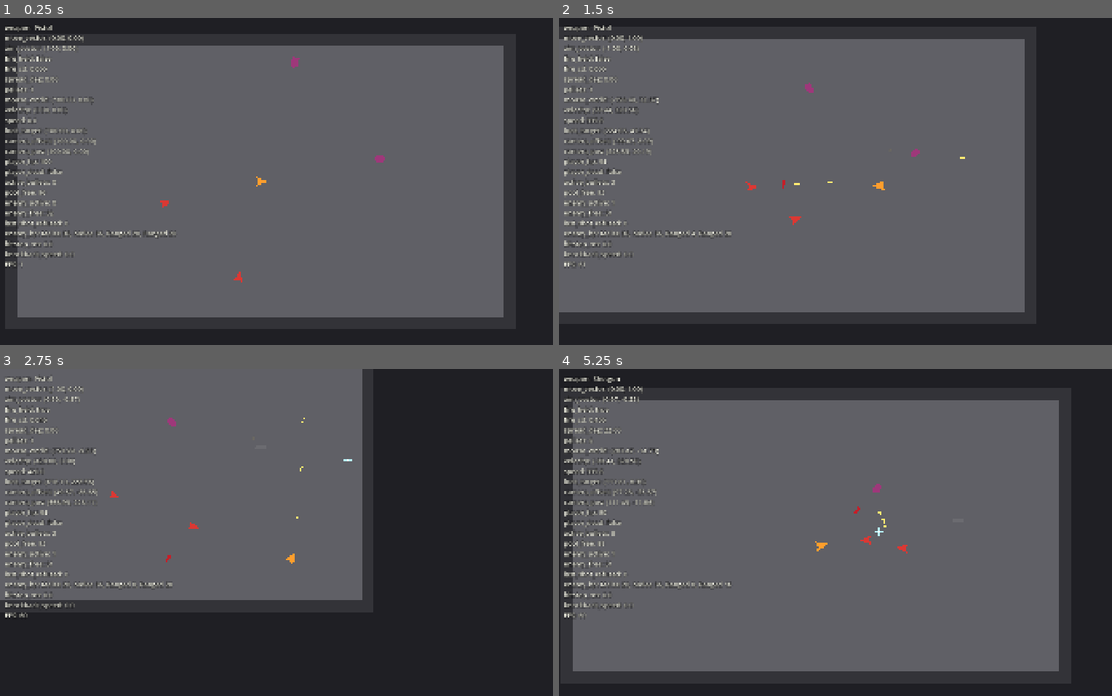
Above: before the commit, frames 1-4 (two rows, left to right).
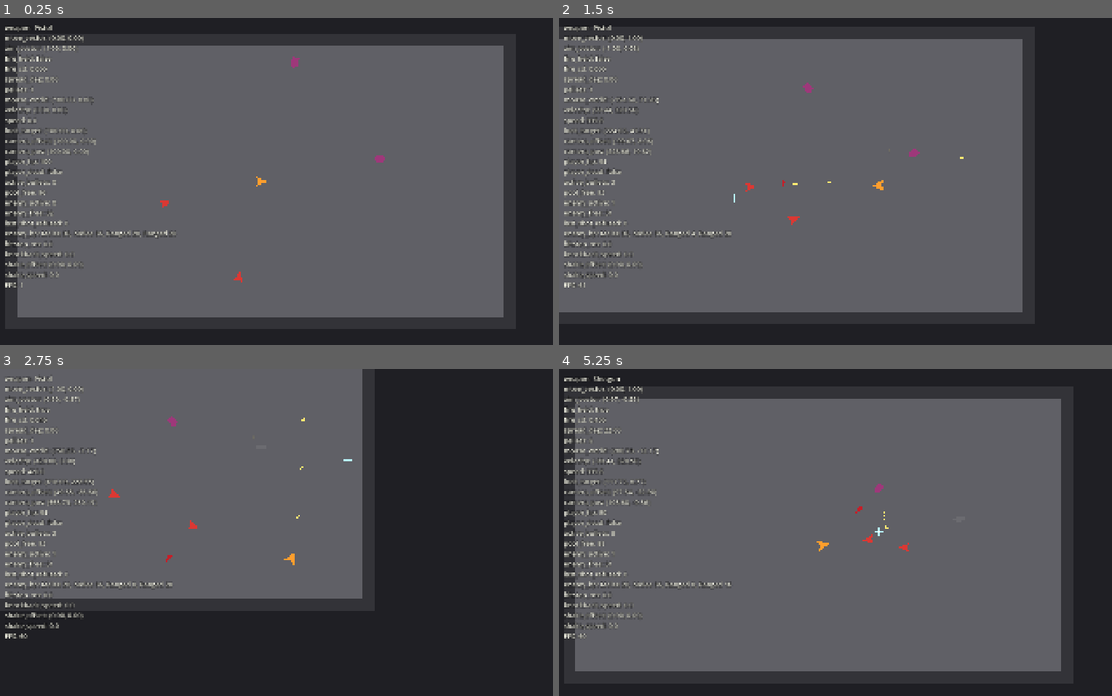
Above: after the commit, the same moments.

Repository: ZhiH2333/WPG
Game: Godot game, scene res://sandbox/combat_sandbox.tscn
Two runs of this game, one before a commit and one after it. Both use one fixed random seed, a clock stepped at 60 frames per second and the inputs below.
Inputs (mouse positions are in pixels of both pictures, inside the frame that each line leads up to):
- Up to frame 1 (0.25 s): no input
- Up to frame 2 (1.5 s): move the mouse to (979, 165) at 0.52 s; press the mouse at (979, 165) at 0.53 s; hold D (move_right) 0.53-1.28 s; move the mouse to (735, 197) at 1.27 s; release the mouse at (735, 197) at 1.28 s; hold S (move_down) from 1.28 s (still down); click (735, 197) at 1.35 s
- Up to frame 3 (2.75 s): move the mouse to (348, 460) at 2.02 s; release S (move_down) at 2.03 s; press the mouse at (348, 460) at 2.03 s; hold D (move_right) from 2.03 s (still down); tap 1 (weapon_pistol) at 2.1 s
- Up to frame 4 (5.25 s): move the mouse to (818, 597) at 2.77 s; release D (move_right) at 2.78 s; release the mouse at (818, 597) at 2.78 s; hold W (move_up) 2.78-3.53 s; tap 3 (weapon_rifle) at 2.85 s; click (818, 597) at 3.05 s; move the mouse to (1023, 581) at 3.52 s; press the mouse at (1023, 581) at 3.53 s; hold A (move_left) 3.53-5.03 s; tap 2 (weapon_shotgun) at 3.6 s; move the mouse to (675, 483) at 4.27 s; release the mouse at (675, 483) at 4.28 s; click (675, 483) at 4.35 s; move the mouse to (879, 532) at 5.02 s; press the mouse at (879, 532) at 5.03 s; hold S (move_down) from 5.03 s (still down)

The runs differ from the first frame. In frame 1, 0.2% of the frame differs, in the area x 0-15%, y 74-83%; in frame 2, 0.7%; in frame 3, 0.7%; in frame 4, 1.3%, in the area x 0-91%, y 9-93%.

Commit message:
:sparkles: add sfx and flash for gun

Diff:
--- a/camera/player_camera.gd
+++ b/camera/player_camera.gd
@@ -5,8 +5,13 @@
 @export_range(80.0, 120.0, 1.0) var look_ahead: float = 100.0
 ## 越大越跟手。必须吃 delta：alpha = 1 - exp(-follow_smoothing * delta)。
 @export var follow_smoothing: float = 8.0
+## 方向踢的最大长度，像素。步枪连发靠这个钳住，禁止镜头飞走。
+@export var shake_max: float = 12.0
+## 震动衰减，像素/秒。必须吃 delta。
+@export var shake_decay: float = 90.0
 
 var _player: Player
+var _shake_offset: Vector2 = Vector2.ZERO
 
 func _ready() -> void:
 	enabled = true
@@ -35,6 +40,20 @@
 		return Vector2.ZERO
 	return _player.get_player_input().aim_vector * clampf(look_ahead, 80.0, 120.0)
 
+func get_shake_offset() -> Vector2:
+	return _shake_offset
+
+func apply_kick(direction: Vector2, amplitude: float) -> void:
+	var dir: Vector2 = direction
+	if dir.is_zero_approx():
+		dir = Vector2.RIGHT
+	else:
+		dir = dir.normalized()
+	_shake_offset += dir * amplitude
+	var length: float = _shake_offset.length()
+	if length > shake_max:
+		_shake_offset *= shake_max / length
+
 func _process(delta: float) -> void:
 	_follow_look_target(delta)
 
@@ -44,3 +63,5 @@
 	var look_target: Vector2 = get_look_target()
 	var alpha: float = 1.0 - exp(-follow_smoothing * delta)
 	global_position = global_position.lerp(look_target, alpha)
+	_shake_offset = _shake_offset.move_toward(Vector2.ZERO, shake_decay * delta)
+	global_position += _shake_offset
--- /dev/null
+++ b/combat/hit_spark.gd
@@ -0,0 +1,28 @@
+extends Node2D
+class_name HitSpark
+
+## 命中点短火花：沿 -hit 微喷，约 0.08s 后 queue_free。不是粒子海。
+const LIFE_SEC: float = 0.08
+const SPRAY_SPEED: float = 140.0
+
+var _age_sec: float = 0.0
+var _spray_dir: Vector2 = Vector2.LEFT
+
+func play(world_position: Vector2, hit_direction: Vector2) -> void:
+	global_position = world_position
+	if hit_direction.is_zero_approx():
+		_spray_dir = Vector2.LEFT
+	else:
+		_spray_dir = -hit_direction.normalized()
+	rotation = _spray_dir.angle()
+	_age_sec = 0.0
+	modulate.a = 1.0
+
+func _process(delta: float) -> void:
+	_age_sec += delta
+	global_position += _spray_dir * SPRAY_SPEED * delta
+	var t: float = clampf(_age_sec / LIFE_SEC, 0.0, 1.0)
+	modulate.a = 1.0 - t
+	scale = Vector2.ONE * (1.0 - 0.35 * t)
+	if _age_sec >= LIFE_SEC:
+		queue_free()
--- /dev/null
+++ b/combat/hit_spark.tscn
@@ -0,0 +1,22 @@
+[gd_scene load_steps=2 format=3]
+
+[ext_resource type="Script" path="res://combat/hit_spark.gd" id="1_spark"]
+
+[node name="HitSpark" type="Node2D"]
+script = ExtResource("1_spark")
+
+[node name="Streak" type="Polygon2D" parent="."]
+color = Color(1, 0.86, 0.45, 1)
+polygon = PackedVector2Array(14, 0, -4, -3, -4, 3)
+
+[node name="StreakUp" type="Polygon2D" parent="."]
+position = Vector2(2, 0)
+rotation = -0.45
+color = Color(1, 0.72, 0.28, 1)
+polygon = PackedVector2Array(9, 0, -3, -2, -3, 2)
+
+[node name="StreakDown" type="Polygon2D" parent="."]
+position = Vector2(2, 0)
+rotation = 0.45
+color = Color(1, 0.62, 0.22, 1)
+polygon = PackedVector2Array(8, 0, -3, -2, -3, 2)
--- /dev/null
+++ b/combat/muzzle_flash.gd
@@ -0,0 +1,36 @@
+extends Node2D
+class_name MuzzleFlash
+
+## 玩家枪口上的唯一闪光节点：show/hide + delta 倒数，禁止每发 instantiate。
+var _left_sec: float = 0.0
+
+@onready var _visual: Polygon2D = $Visual
+
+func _ready() -> void:
+	visible = false
+	set_process(false)
+
+func play(flash_scale: Vector2, duration_sec: float, color: Color) -> void:
+	scale = flash_scale
+	if _visual != null:
+		_visual.color = color
+	_left_sec = duration_sec
+	visible = true
+	set_process(true)
+
+func _process(delta: float) -> void:
+	if _left_sec <= 0.0:
+		_hide_flash()
+		return
+	_left_sec = maxf(0.0, _left_sec - delta)
+	if _visual != null:
+		_visual.modulate.a = clampf(_left_sec / 0.05, 0.0, 1.0)
+	if _left_sec <= 0.0:
+		_hide_flash()
+
+func _hide_flash() -> void:
+	visible = false
+	_left_sec = 0.0
+	if _visual != null:
+		_visual.modulate.a = 1.0
+	set_process(false)
--- /dev/null
+++ b/combat/muzzle_flash.tscn
@@ -0,0 +1,11 @@
+[gd_scene load_steps=2 format=3]
+
+[ext_resource type="Script" path="res://combat/muzzle_flash.gd" id="1_flash"]
+
+[node name="MuzzleFlash" type="Node2D"]
+visible = false
+script = ExtResource("1_flash")
+
+[node name="Visual" type="Polygon2D" parent="."]
+color = Color(1, 0.96, 0.72, 1)
+polygon = PackedVector2Array(20, 0, -3, -9, -3, 9)
--- /dev/null
+++ b/combat/sfx_pool.gd
@@ -0,0 +1,110 @@
+extends Node2D
+class_name SfxPool
+
+## 本局音效池，挂在 CombatSandbox 上，不是 Autoload。禁止每发 new 播放器。
+## WAV 用 FileAccess 读 PCM，不依赖编辑器 .import，避免 headless 扫到一半认不出扩展名。
+const VOICE_COUNT: int = 8
+const MIX_RATE: int = 22050
+const WAV_HEADER_BYTES: int = 44
+
+var _voices: Array[AudioStreamPlayer2D] = []
+var _started_msec: PackedInt32Array = PackedInt32Array()
+var _stream_pistol: AudioStreamWAV
+var _stream_shotgun: AudioStreamWAV
+var _stream_rifle: AudioStreamWAV
+var _stream_hit: AudioStreamWAV
+var _stream_kill: AudioStreamWAV
+var _stream_hurt: AudioStreamWAV
+var _stream_click: AudioStreamWAV
+var _stream_enemy_shot: AudioStreamWAV
+
+func _ready() -> void:
+	_stream_pistol = _load_wav("res://audio/pistol.wav")
+	_stream_shotgun = _load_wav("res://audio/shotgun.wav")
+	_stream_rifle = _load_wav("res://audio/rifle.wav")
+	_stream_hit = _load_wav("res://audio/hit.wav")
+	_stream_kill = _load_wav("res://audio/kill.wav")
+	_stream_hurt = _load_wav("res://audio/hurt.wav")
+	_stream_click = _load_wav("res://audio/click.wav")
+	_stream_enemy_shot = _load_wav("res://audio/enemy_shot.wav")
+	_started_msec.resize(VOICE_COUNT)
+	for i: int in VOICE_COUNT:
+		var voice: AudioStreamPlayer2D = AudioStreamPlayer2D.new()
+		voice.max_distance = 6000.0
+		voice.panning_strength = 0.35
+		add_child(voice)
+		_voices.append(voice)
+		_started_msec[i] = 0
+
+func get_voice_count() -> int:
+	return _voices.size()
+
+func play(stream: AudioStream, pitch_scale: float, volume_db: float, world_position: Vector2 = Vector2.ZERO) -> void:
+	if stream == null:
+		return
+	var index: int = _pick_voice_index()
+	var voice: AudioStreamPlayer2D = _voices[index]
+	voice.stop()
+	voice.stream = stream
+	voice.pitch_scale = clampf(pitch_scale, 0.5, 2.0)
+	voice.volume_db = volume_db
+	voice.global_position = world_position
+	_started_msec[index] = Time.get_ticks_msec()
+	voice.play()
+
+func play_pistol(world_position: Vector2) -> void:
+	play(_stream_pistol, 1.0, -6.0, world_position)
+
+func play_shotgun(world_position: Vector2) -> void:
+	play(_stream_shotgun, 1.0, -1.5, world_position)
+
+func play_rifle(world_position: Vector2) -> void:
+	play(_stream_rifle, randf_range(0.97, 1.03), -8.0, world_position)
+
+func play_weapon(weapon: Weapon, world_position: Vector2) -> void:
+	if weapon is Shotgun:
+		play_shotgun(world_position)
+		return
+	if weapon is Rifle:
+		play_rifle(world_position)
+		return
+	play_pistol(world_position)
+
+func play_hit(world_position: Vector2) -> void:
+	play(_stream_hit, 1.0, -10.0, world_position)
+
+func play_kill(world_position: Vector2) -> void:
+	play(_stream_kill, 1.0, -6.0, world_position)
+
+func play_hurt(world_position: Vector2) -> void:
+	play(_stream_hurt, 1.0, -4.0, world_position)
+
+func play_click(world_position: Vector2) -> void:
+	play(_stream_click, 1.0, -8.0, world_position)
+
+func play_enemy_shot(world_position: Vector2) -> void:
+	play(_stream_enemy_shot, 0.94, -7.0, world_position)
+
+func _pick_voice_index() -> int:
+	for i: int in _voices.size():
+		if not _voices[i].playing:
+			return i
+	var oldest: int = 0
+	var oldest_msec: int = _started_msec[0]
+	for i: int in _voices.size():
+		if _started_msec[i] < oldest_msec:
+			oldest_msec = _started_msec[i]
+			oldest = i
+	return oldest
+
+func _load_wav(path: String) -> AudioStreamWAV:
+	var bytes: PackedByteArray = FileAccess.get_file_as_bytes(path)
+	if bytes.size() <= WAV_HEADER_BYTES:
+		push_error("无法读取音效 " + path)
+		return null
+	var stream: AudioStreamWAV = AudioStreamWAV.new()
+	stream.format = AudioStreamWAV.FORMAT_16_BITS
+	stream.mix_rate = MIX_RATE
+	stream.stereo = false
+	stream.data = bytes.slice(WAV_HEADER_BYTES)
+	return stream
--- a/debug/debug_overlay.gd
+++ b/debug/debug_overlay.gd
@@ -46,7 +46,7 @@
 	var fps: int = Engine.get_frames_per_second()
 	var velocity: Vector2 = _read_velocity()
 	var weapon: Weapon = _read_weapon()
-	return "weapon: %s\nmove_vector: %s\naim_vector: %s\nfire_h …(290 unchanged characters)… itstop_ms: %.1f\nknockback_speed: %.1f\nFPS: %d" % [
+	return "weapon: %s\nmove_vector: %s\naim_vector: %s\nfire_h …(290 unchanged characters)… itstop_ms: %.1f\nknockback_speed: %.1f\nshake_offset: %s\nshake_speed: %.1f\nFPS: %d" % [
 		_read_weapon_name(weapon),
 		_format_vector(_player_input.move_vector),
 		_format_vector(_player_input.aim_vector),
@@ -70,6 +70,8 @@
 		_format_enemy_hp(),
 		_read_hitstop_ms(),
 		_read_knockback_speed(),
+		_format_vector(_read_shake_offset()),
+		_read_shake_speed(),
 		fps,
 	]
 
@@ -168,6 +170,14 @@
 		return 0.0
 	return nearest.get_knockback_speed()
 
+func _read_shake_offset() -> Vector2:
+	if _player_camera == null:
+		return Vector2.ZERO
+	return _player_camera.get_shake_offset()
+
+func _read_shake_speed() -> float:
+	return _read_shake_offset().length()
+
 func _find_nearest_enemy() -> EnemyBase:
 	if _enemies.is_empty():
 		return null
--- a/enemies/enemy_base.gd
+++ b/enemies/enemy_base.gd
@@ -24,6 +24,8 @@
 var _hitstop_left_sec: float = 0.0
 var _was_in_hitstop: bool = false
 var _hit_reaction: HitReaction
+var _sfx_pool: SfxPool
+var _player_camera: PlayerCamera
 
 @onready var _visual: Polygon2D = $Visual
 
@@ -37,6 +39,12 @@
 func bind_player(player: Player) -> void:
 	_player = player
 
+func bind_sfx_pool(sfx_pool: SfxPool) -> void:
+	_sfx_pool = sfx_pool
+
+func bind_player_camera(player_camera: PlayerCamera) -> void:
+	_player_camera = player_camera
+
 func get_hp() -> int:
 	return _hp
 
@@ -59,12 +67,14 @@
 	if _defeated or amount <= 0:
 		return
 	var direction: Vector2 = _resolve_hit_direction(hit_direction)
+	var was_alive: bool = _hp > 0
 	_hp = maxi(0, _hp - amount)
 	_spawn_damage_number(amount, hit_position)
 	_start_flash()
 	_apply_knockback(direction)
 	_start_hitstop()
 	_hit_reaction.play(direction)
+	_play_hit_feedback(hit_position, direction, was_alive and _hp <= 0)
 	if _hp <= 0:
 		_defeat()
 
@@ -170,6 +180,15 @@
 func _start_hitstop() -> void:
 	_hitstop_left_sec = maxf(_hitstop_left_sec, hitstop_sec)
 
+func _play_hit_feedback(hit_position: Vector2, direction: Vector2, killed: bool) -> void:
+	if _sfx_pool != null:
+		_sfx_pool.play_hit(hit_position)
+		if killed:
+			_sfx_pool.play_kill(hit_position)
+	if _player_camera == null:
+		return
+	_player_camera.apply_kick(direction, 4.0 if killed else 2.0)
+
 func _apply_post_hitstop_velocity() -> void:
 	if not _was_in_hitstop:
 		return
--- a/enemies/ranged_enemy.gd
+++ b/enemies/ranged_enemy.gd
@@ -89,6 +89,8 @@
 		2.0,
 		false
 	)
+	if _sfx_pool != null:
+		_sfx_pool.play_enemy_shot(_muzzle.global_position)
 	return true
 
 func _get_fire_interval_msec() -> int:
--- /dev/null
+++ b/player/fire_feedback.gd
@@ -0,0 +1,78 @@
+extends Node
+class_name FireFeedback
+
+## 开火视觉/听觉转发：枪口闪光、枪身短后坐、镜头踢、枪声。不写进 Player 上帝对象。
+const RECOVER_SEC: float = 0.1
+const HURT_KICK: float = 6.0
+
+var _camera: PlayerCamera
+var _sfx_pool: SfxPool
+var _recoil_from: Vector2 = Vector2.ZERO
+var _recoil_left_sec: float = 0.0
+
+@onready var _player: Player = get_parent() as Player
+@onready var _visual: Node2D = get_parent().get_node("Visual") as Node2D
+@onready var _muzzle: Marker2D = get_parent().get_node("Visual/Muzzle") as Marker2D
+@onready var _muzzle_flash: MuzzleFlash = get_parent().get_node("Visual/Muzzle/MuzzleFlash") as MuzzleFlash
+
+func bind_camera(player_camera: PlayerCamera) -> void:
+	_camera = player_camera
+
+func bind_sfx_pool(sfx_pool: SfxPool) -> void:
+	_sfx_pool = sfx_pool
+
+func play_shot(aim: Vector2, weapon: Weapon) -> void:
+	var direction: Vector2 = _normalize_or_right(aim)
+	_muzzle_flash.play(
+		weapon.get_muzzle_flash_scale(),
+		weapon.get_muzzle_flash_duration_sec(),
+		weapon.get_muzzle_flash_color()
+	)
+	_start_recoil(-direction * weapon.get_recoil_pixels())
+	if _camera != null:
+		_camera.apply_kick(-direction, weapon.get_camera_kick_amplitude())
+	if _sfx_pool != null:
+		_sfx_pool.play_weapon(weapon, _muzzle.global_position)
+
+func play_refuse() -> void:
+	if _sfx_pool == null:
+		return
+	_sfx_pool.play_click(_muzzle.global_position)
+
+func play_hurt(hit_direction: Vector2) -> void:
+	var direction: Vector2 = _normalize_or_right(hit_direction)
+	if _camera != null:
+		_camera.apply_kick(direction, HURT_KICK)
+	if _sfx_pool != null:
+		_sfx_pool.play_hurt(_player.global_position)
+
+func stop_recoil() -> void:
+	_recoil_left_sec = 0.0
+	_recoil_from = Vector2.ZERO
+	if _visual != null:
+		_visual.position = Vector2.ZERO
+	if _muzzle_flash != null:
+		_muzzle_flash.visible = false
+
+func _process(delta: float) -> void:
+	_tick_recoil(delta)
+
+func _tick_recoil(delta: float) -> void:
+	if _visual == null or _recoil_left_sec <= 0.0:
+		return
+	_recoil_left_sec = maxf(0.0, _recoil_left_sec - delta)
+	var alpha: float = 1.0 - (_recoil_left_sec / RECOVER_SEC)
+	_visual.position = _recoil_from.lerp(Vector2.ZERO, alpha)
+	if _recoil_left_sec <= 0.0:
+		_visual.position = Vector2.ZERO
+
+func _start_recoil(offset: Vector2) -> void:
+	_recoil_from = offset
+	_recoil_left_sec = RECOVER_SEC
+	if _visual != null:
+		_visual.position = offset
+
+func _normalize_or_right(direction: Vector2) -> Vector2:
+	if direction.is_zero_approx():
+		return Vector2.RIGHT
+	return direction.normalized()
--- a/player/player.gd
+++ b/player/player.gd
@@ -16,6 +16,7 @@
 @onready var _visual: Node2D = $Visual
 @onready var _muzzle: Marker2D = $Visual/Muzzle
 @onready var _weapon_host: WeaponHost = $WeaponHost
+@onready var _fire_feedback: FireFeedback = $FireFeedback
 
 func _ready() -> void:
 	motion_mode = MOTION_MODE_FLOATING
@@ -45,6 +46,21 @@
 func bind_projectile_pool(pool: ProjectilePool) -> void:
 	_weapon_host.bind_projectile_pool(pool)
 
+func bind_sfx_pool(sfx_pool: SfxPool) -> void:
+	_fire_feedback.bind_sfx_pool(sfx_pool)
+
+func bind_player_camera(player_camera: PlayerCamera) -> void:
+	_fire_feedback.bind_camera(player_camera)
+
+func notify_shot_fired(aim: Vector2, weapon: Weapon) -> void:
+	_fire_feedback.play_shot(aim, weapon)
+
+func notify_shot_refused() -> void:
+	_fire_feedback.play_refuse()
+
+func notify_hurt(hit_direction: Vector2) -> void:
+	_fire_feedback.play_hurt(hit_direction)
+
 func apply_hit_knockback(hit_direction: Vector2) -> void:
 	if is_defeated():
 		return
@@ -62,6 +78,7 @@
 	_hit_reaction.play(hit_direction)
 
 func begin_death_pose() -> void:
+	_fire_feedback.stop_recoil()
 	_hit_reaction.begin_death(false)
 
 func on_defeated() -> void:
--- a/player/player.tscn
+++ b/player/player.tscn
@@ -8,6 +8,8 @@
 [ext_resource type="Script" path="res://weapons/shotgun.gd" id="6_shotgun"]
 [ext_resource type="Script" path="res://weapons/rifle.gd" id="7_rifle"]
 [ext_resource type="Script" path="res://player/player_health.gd" id="8_health"]
+[ext_resource type="PackedScene" path="res://combat/muzzle_flash.tscn" id="9_flash"]
+[ext_resource type="Script" path="res://player/fire_feedback.gd" id="10_feedback"]
 
 [sub_resource type="CircleShape2D" id="CircleShape2D_body"]
 radius = 20.0
@@ -27,6 +29,8 @@
 
 [node name="Muzzle" type="Marker2D" parent="Visual"]
 position = Vector2(28, 0)
+
+[node name="MuzzleFlash" parent="Visual/Muzzle" instance=ExtResource("9_flash")]
 
 [node name="PlayerInput" type="Node" parent="."]
 script = ExtResource("2_input")
@@ -56,3 +60,6 @@
 projectile_speed = 1100.0
 damage = 5
 lifetime = 0.85
+
+[node name="FireFeedback" type="Node" parent="."]
+script = ExtResource("10_feedback")
--- a/player/player_health.gd
+++ b/player/player_health.gd
@@ -43,6 +43,7 @@
 	_spawn_damage_number(amount, hit_position)
 	_start_flash()
 	_i_frame_left_sec = i_frame_sec
+	_player.notify_hurt(direction)
 	if _hp <= 0:
 		_defeat()
 		return
--- a/sandbox/combat_sandbox.gd
+++ b/sandbox/combat_sandbox.gd
@@ -16,6 +16,7 @@
 @onready var _projectiles: ProjectilePool = $Projectiles
 @onready var _enemy_projectiles: ProjectilePool = $EnemyProjectiles
 @onready var _enemies_root: Node2D = $Enemies
+@onready var _sfx_pool: SfxPool = $SfxPool
 
 func _ready() -> void:
 	_apply_wall_layers()
@@ -31,6 +32,8 @@
 	_projectiles.setup(_projectiles, PROJECTILE_SCENE, POOL_CAPACITY)
 	_enemy_projectiles.setup(_enemy_projectiles, PROJECTILE_SCENE, ENEMY_POOL_CAPACITY)
 	_player.bind_projectile_pool(_projectiles)
+	_player.bind_sfx_pool(_sfx_pool)
+	_player.bind_player_camera(_player_camera)
 	_player_camera.bind_player(_player)
 	_aim_reticle.bind_player_input(player_input)
 	_debug_overlay.bind_player(_player)
@@ -53,6 +56,8 @@
 func _bind_enemies(enemies: Array[EnemyBase]) -> void:
 	for enemy: EnemyBase in enemies:
 		enemy.bind_player(_player)
+		enemy.bind_sfx_pool(_sfx_pool)
+		enemy.bind_player_camera(_player_camera)
 		var ranged: RangedEnemy = enemy as RangedEnemy
 		if ranged != null:
 			ranged.bind_projectile_pool(_enemy_projectiles)
--- a/sandbox/combat_sandbox.tscn
+++ b/sandbox/combat_sandbox.tscn
@@ -8,6 +8,7 @@
 [ext_resource type="Script" path="res://weapons/projectile_pool.gd" id="6_pool"]
 [ext_resource type="PackedScene" path="res://enemies/melee_enemy.tscn" id="7_melee"]
 [ext_resource type="PackedScene" path="res://enemies/ranged_enemy.tscn" id="8_ranged"]
+[ext_resource type="Script" path="res://combat/sfx_pool.gd" id="9_sfx"]
 
 [sub_resource type="RectangleShape2D" id="RectangleShape2D_hwall"]
 size = Vector2(1680, 40)
@@ -92,6 +93,9 @@
 [node name="EnemyProjectiles" type="Node2D" parent="."]
 script = ExtResource("6_pool")
 
+[node name="SfxPool" type="Node2D" parent="."]
+script = ExtResource("9_sfx")
+
 [node name="Player" parent="." instance=ExtResource("2_player")]
 
 [node name="PlayerCamera" parent="." instance=ExtResource("4_camera")]
--- a/weapons/projectile.gd
+++ b/weapons/projectile.gd
@@ -5,6 +5,7 @@
 const WORLD_BOUNDS := Rect2(Vector2(-880.0, -530.0), Vector2(1760.0, 1060.0))
 const PLAYER_COLOR := Color(1, 0.92, 0.45, 1)
 const ENEMY_COLOR := Color(0.78, 0.12, 0.16, 1)
+const HIT_SPARK_SCENE: PackedScene = preload("res://combat/hit_spark.tscn")
 
 var _pool: ProjectilePool
 var _in_flight: bool = false
@@ -80,6 +81,7 @@
 	if not _in_flight:
 		return
 	global_position = _last_global_position
+	_spawn_hit_spark()
 	_apply_hit_damage(hit)
 	_request_release()
 
@@ -109,6 +111,14 @@
 	if _velocity.is_zero_approx():
 		return Vector2.ZERO
 	return _velocity.normalized()
+
+func _spawn_hit_spark() -> void:
+	var spark: HitSpark = HIT_SPARK_SCENE.instantiate() as HitSpark
+	var host: Node = owner
+	if host == null:
+		host = get_parent()
+	host.add_child(spark)
+	spark.play(global_position, _hit_direction())
 
 func _apply_faction_collision() -> void:
 	if _is_player_shot:
--- a/weapons/rifle.gd
+++ b/weapons/rifle.gd
@@ -47,3 +47,18 @@
 func _on_deactivated() -> void:
 	super._on_deactivated()
 	_current_spread_deg = min_spread_deg
+
+func get_camera_kick_amplitude() -> float:
+	return 3.0
+
+func get_recoil_pixels() -> float:
+	return 3.0
+
+func get_muzzle_flash_duration_sec() -> float:
+	return 0.035
+
+func get_muzzle_flash_scale() -> Vector2:
+	return Vector2(0.9, 0.5)
+
+func get_muzzle_flash_color() -> Color:
+	return Color(1.0, 0.98, 0.86, 1)
--- a/weapons/shotgun.gd
+++ b/weapons/shotgun.gd
@@ -30,3 +30,18 @@
 
 func _pellet_visual_scale() -> float:
 	return 0.72
+
+func get_camera_kick_amplitude() -> float:
+	return 9.0
+
+func get_recoil_pixels() -> float:
+	return 6.0
+
+func get_muzzle_flash_duration_sec() -> float:
+	return 0.07
+
+func get_muzzle_flash_scale() -> Vector2:
+	return Vector2(1.85, 1.4)
+
+func get_muzzle_flash_color() -> Color:
+	return Color(1.0, 0.9, 0.52, 1)
--- a/weapons/weapon.gd
+++ b/weapons/weapon.gd
@@ -95,6 +95,7 @@
 	var acquired: Array[Projectile] = []
 	if not _acquire_pellets(pellet_count, acquired):
 		_shot_refused_count += 1
+		_player.notify_shot_refused()
 		return false
 	var aim: Vector2 = _resolve_aim_direction()
 	var muzzle: Vector2 = _player.get_muzzle_global_position()
@@ -102,6 +103,7 @@
 	for index: int in pellet_count:
 		var direction: Vector2 = _direction_for_pellet(aim, index, pellet_count)
 		acquired[index].reset(muzzle, direction * projectile_speed, damage, lifetime, visual_scale)
+	_player.notify_shot_fired(aim, self)
 	return true
 
 func _acquire_pellets(pellet_count: int, acquired: Array[Projectile]) -> bool:
@@ -146,6 +148,21 @@
 func _pellet_visual_scale() -> float:
 	return 1.0
 
+func get_camera_kick_amplitude() -> float:
+	return 5.0
+
+func get_recoil_pixels() -> float:
+	return 4.0
+
+func get_muzzle_flash_duration_sec() -> float:
+	return 0.05
+
+func get_muzzle_flash_scale() -> Vector2:
+	return Vector2(1.0, 1.0)
+
+func get_muzzle_flash_color() -> Color:
+	return Color(1.0, 0.96, 0.72, 1)
+
 func _on_shot_success() -> void:
 	pass
 
Not shown, added: audio/click.wav.import
Not shown, added: audio/enemy_shot.wav.import
Not shown, added: audio/hit.wav.import
Not shown, added: audio/hurt.wav.import
Not shown, added: audio/kill.wav.import
Not shown, added: audio/pistol.wav.import
Not shown, added: audio/rifle.wav.import
Not shown, added: audio/shotgun.wav.import
Not shown, added: combat/hit_spark.gd.uid
Not shown, added: combat/muzzle_flash.gd.uid
Not shown, added: combat/sfx_pool.gd.uid
Not shown, added: player/fire_feedback.gd.uid
(and 10 more such lines)
